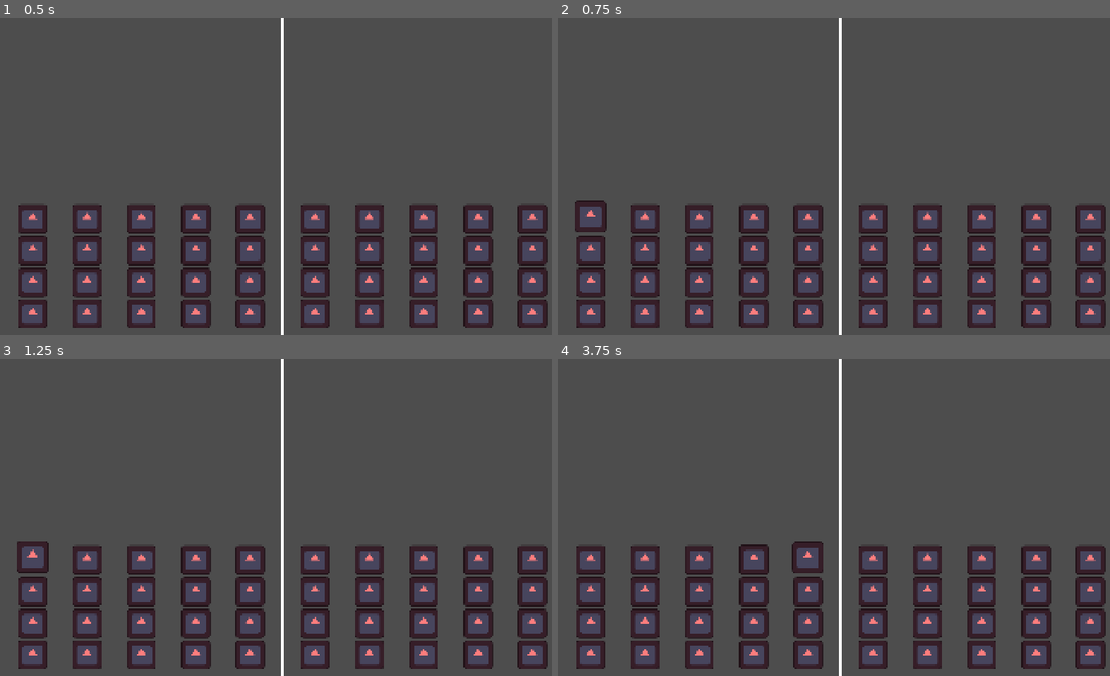
Above: before the commit, frames 1-4 (two rows, left to right).
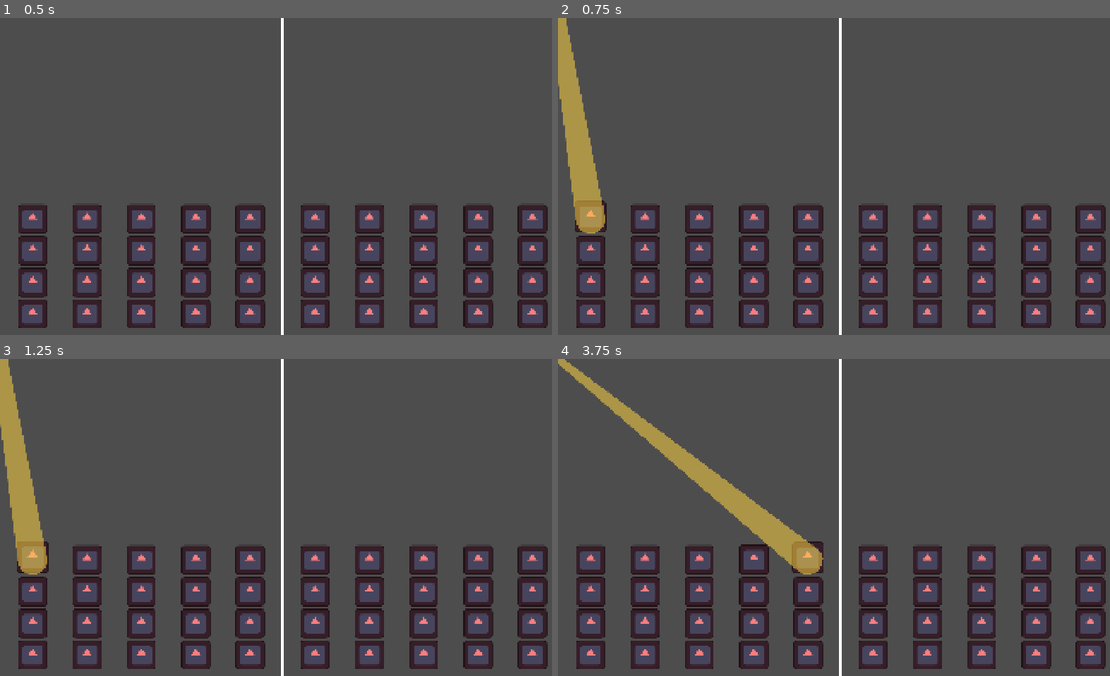
Above: after the commit, the same moments.

Repository: PixelSaver/steakbite
Game: Godot game, scene res://scenes/main.tscn
The game is run twice, just before and just after one commit, with the same random seed, the same clock (stepped at 60 frames per second) and the same inputs. The engine's default icon, where the game draws it, is replaced by a stand-in: a white triangle on a blue panel in a dark square.
Inputs (mouse positions are in pixels of both pictures, inside the frame that each line leads up to):
- Up to frame 1 (0.5 s): no input
- Up to frame 2 (0.75 s): click (591, 217) at 0.52 s
- Up to frame 3 (1.25 s): no input
- Up to frame 4 (3.75 s): click (646, 558) at 1.27 s; click (701, 558) at 2.02 s; click (751, 558) at 2.77 s; click (806, 558) at 3.52 s

Frame 1 is identical in both runs. In frame 2, 2.7% of the frame differs, in the area x 0-9%, y 0-68%; in frame 3, 2.7%; in frame 4, 3.5%, in the area x 0-49%, y 0-68%.

Commit message:
Spotlight prototype

Diff:
--- a/scenes/game/game.gd
+++ b/scenes/game/game.gd
@@ -10,22 +10,29 @@
 const EMPTY_TILE = preload("res://scenes/tiles/empty_tile.tscn")
 @export var subviewport: SubViewport
 @export var game_subviewport_container: SubViewportContainer
+@export var spotlight: Node2D
 ## x, y size
 @export var grid_container : GridContainer
 @export var map_size := Vector2i(5, 4)
 @export var margin_bottom : int = 100
 @export var margin_sides : int = 100
 @export var num_poisoned := 8
+@export var spotlight_offset := Vector2i(0,0)
+@export var is_right := false
 var map : Array[Array]
 ## Randomized queue of clean steaks
 var clean_steaks : Array[Vector2i]
 var visual_tiles: Array[Control] = []
 
 func _ready() -> void:
+	spotlight.hide()
 	SignalBus.game_start.connect(_on_game_start)
 	subviewport.gui_focus_changed.connect(_on_focus_changed)
 	get_viewport().gui_focus_changed.connect(func(node: Control):
-		if node != game_subviewport_container: return
+		if node != game_subviewport_container and node != self:
+			spotlight.hide()
+			return
+		spotlight.show()
 		_grab_first_focus()
 	)
 	_on_game_start()
@@ -56,6 +63,19 @@
 	if top_neighbor_idx >= 0:
 		var target = visual_tiles[top_neighbor_idx]
 		node.focus_neighbor_top = node.get_path_to(target)
+
+	# highlight
+	spotlight.global_position = node.global_position + node.size * 0.5
+	var spotlight_target := Vector2i.ZERO
+	if is_right:
+		spotlight_target = Vector2i(
+			subviewport.size.x - spotlight_offset.x,
+			spotlight_offset.y
+		)
+	else:
+		spotlight_target = spotlight_offset
+	spotlight.look_at(spotlight_target)
+	spotlight.rotate(PI/2)
 #endregion
 
 #region Internal functions
--- a/scenes/game/game.tscn
+++ b/scenes/game/game.tscn
@@ -12,7 +12,11 @@
 tile_size = Vector2i(192, 150)
 sources/1 = SubResource("TileSetScenesCollectionSource_62g8b")
 
-[node name="GameCont" type="AspectRatioContainer" unique_id=676852240 node_paths=PackedStringArray("subviewport", "game_subviewport_container", "grid_container")]
+[sub_resource type="Curve" id="Curve_0sr1o"]
+_data = [Vector2(0, 1), 0.0, -0.90625, 0, 1, Vector2(1, 0.09375), -0.90625, 0.0, 1, 0]
+point_count = 2
+
+[node name="GameCont" type="AspectRatioContainer" unique_id=676852240 node_paths=PackedStringArray("subviewport", "game_subviewport_container", "spotlight", "grid_container")]
 anchors_preset = 4
 anchor_top = 0.5
 anchor_bottom = 0.5
@@ -26,7 +30,10 @@
 script = ExtResource("1_0sr1o")
 subviewport = NodePath("Game/SubViewport")
 game_subviewport_container = NodePath("Game")
+spotlight = NodePath("Game/SubViewport/SpotlightPrototype")
 grid_container = NodePath("Game/SubViewport/MarginContainer/GridContainer")
+spotlight_offset = null
+is_right = null
 
 [node name="Game" type="SubViewportContainer" parent="." unique_id=645014815]
 layout_mode = 2
@@ -68,3 +75,11 @@
 
 [node name="GridContainer" type="GridContainer" parent="Game/SubViewport/MarginContainer" unique_id=2056467342]
 layout_mode = 2
+
+[node name="SpotlightPrototype" type="Line2D" parent="Game/SubViewport" unique_id=1692020946]
+points = PackedVector2Array(0, 0, 0, -1300)
+width = 100.0
+width_curve = SubResource("Curve_0sr1o")
+default_color = Color(1, 0.82733333, 0.26, 0.5372549)
+begin_cap_mode = 2
+end_cap_mode = 2
--- a/scenes/main.tscn
+++ b/scenes/main.tscn
@@ -23,6 +23,7 @@
 
 [node name="Game2" parent="HBoxContainer" unique_id=1085034286 instance=ExtResource("1_o5qli")]
 layout_mode = 2
+is_right = true
 
 [node name="CanvasLayer" type="CanvasLayer" parent="." unique_id=1014993860]
 
